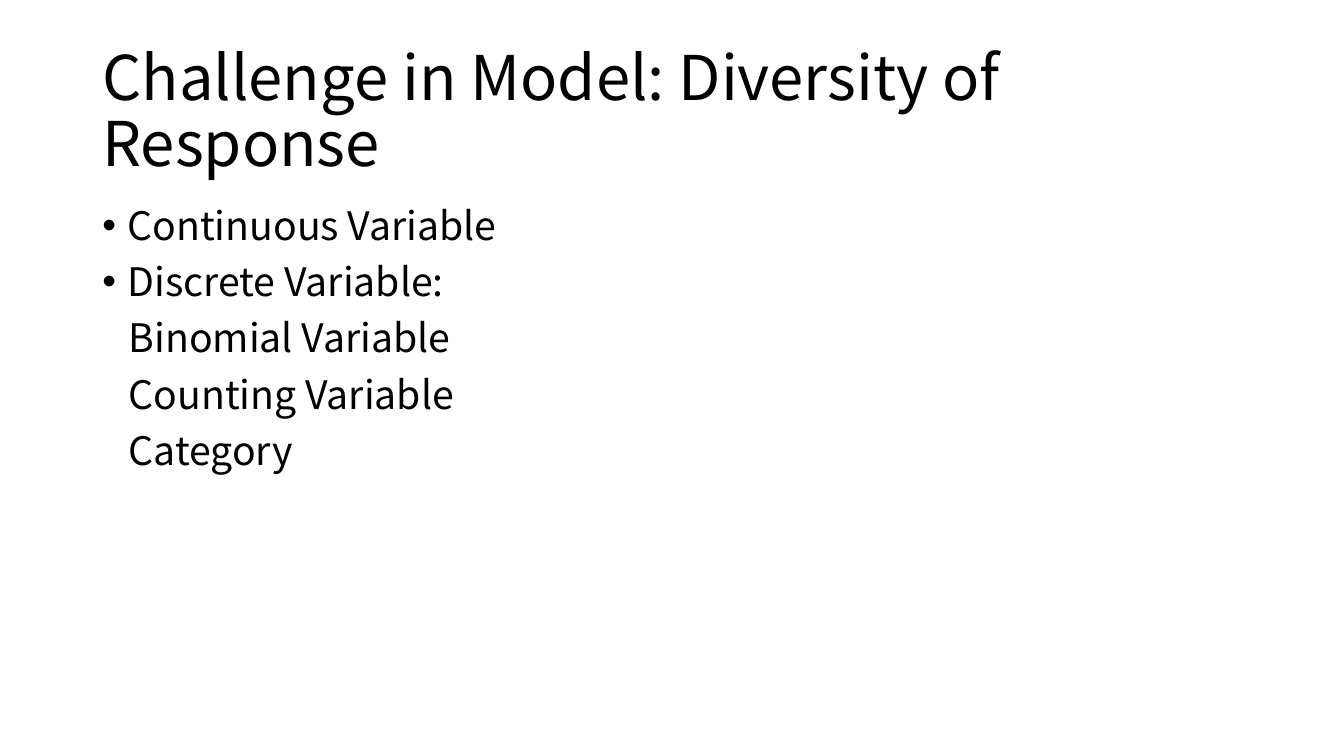
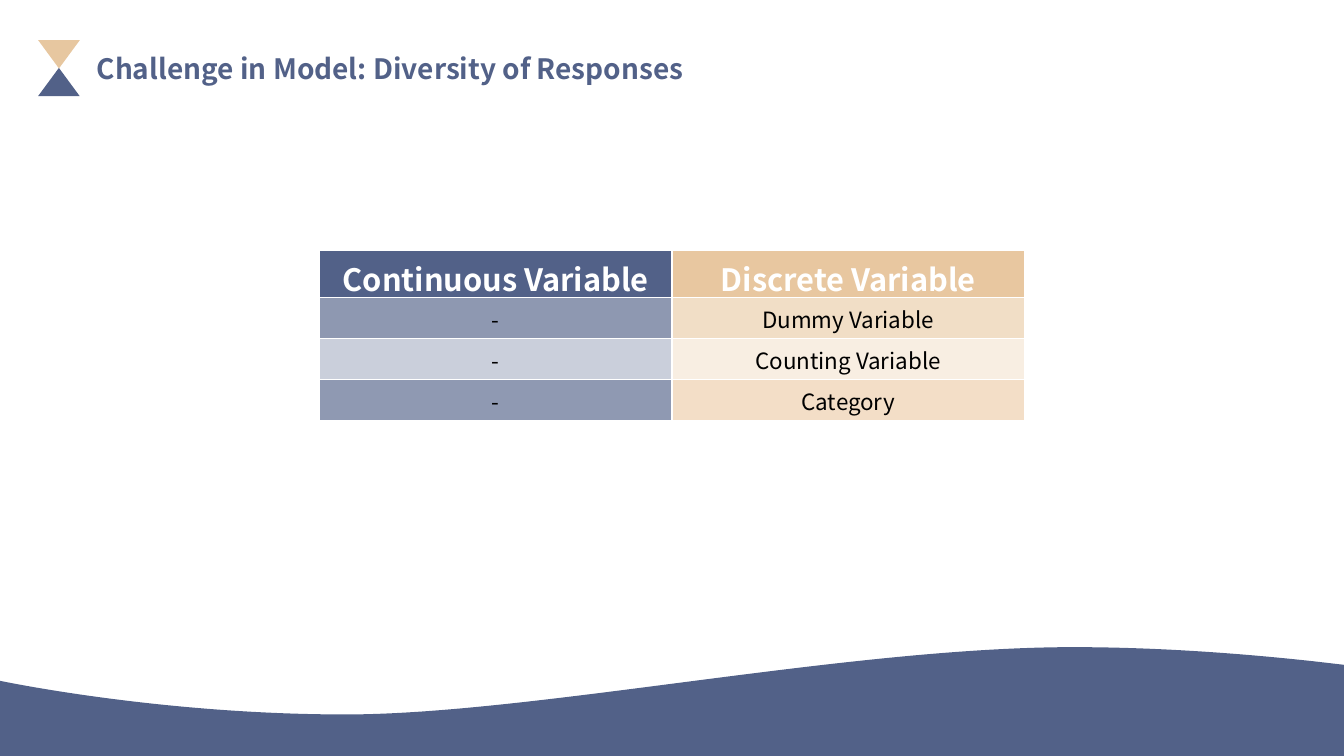
Before and after one commit to xanalee/lu_learning_materials, a slide deck: slide 5 of Statistics and Data Science in Practice/Model.pptx. Drawn at 1344x756 pixels with LibreOffice and Linux fonts; fonts in the diff are those of the drawing. Boxes give left, top, right and bottom in pixels: in the first picture for what was removed or moved away, otherwise in the second. Text is boxed around its words. In the diff, an @@ line names an element or a change of style, - is before the commit and + after.

```diff
--- a/Statistics and Data Science in Practice/Model.pptx
+++ b/Statistics and Data Science in Practice/Model.pptx
@@ triangle added at box(38, 40, 80, 69), fill #E7C7A0 @@
@@ text "Challenge in Model: Diversity of ..." at box(97, 56, 684, 86): vertical alignment middle to top @@
@@ text at box(97, 56, 684, 86): text changed; size 44 to 20 pt; text colour #000000 to #526188; bold on @@
-Challenge in Model: Diversity of Response
+Challenge in Model: Diversity of Responses
@@ triangle added at box(38, 68, 80, 96), fill #526188 @@
@@ text removed at box(128, 208, 497, 475) @@
-• Continuous Variable
-• Discrete Variable:
-Binomial Variable
-Counting Variable
-Category
@@ table added at box(320, 251, 1025, 420), 4 rows, 2 columns @@
+Continuous Variable | Discrete Variable
+- | Dummy Variable
+- | Counting Variable
+- | Category
@@ freeform shape added at box(0, 647, 1344, 756), fill #526188 @@
```
Also in this commit, not shown: 4 other slides changed, 1 slide added, 1 slide removed, 4 other files.
